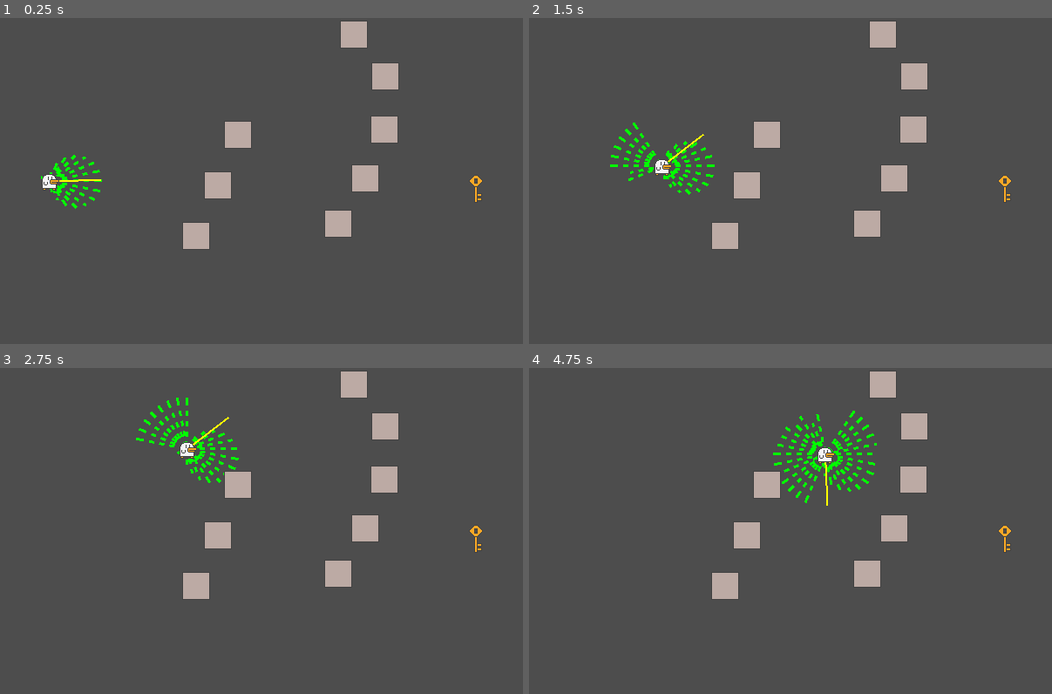
Above: before the commit, frames 1-4 (two rows, left to right).
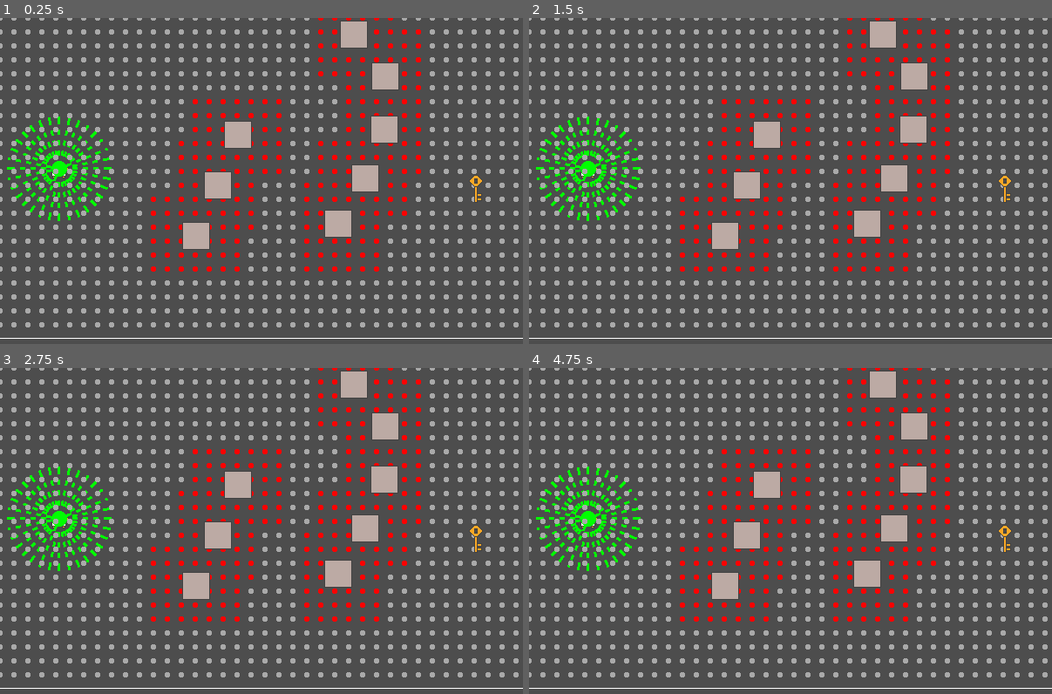
Above: after the commit, the same moments.

Repository: xharris/dungeon
Game: Godot game, scene res://test/test_pathfinder.tscn
Same seed, same stepped clock (60 frames per second), same inputs: the game is played once before the commit and once after it.
Inputs:
- Up to frame 1 (0.25 s): no input
- Up to frame 2 (1.5 s): no input
- Up to frame 3 (2.75 s): no input
- Up to frame 4 (4.75 s): no input

The runs differ from the first frame. In frame 1, 13% of the frame differs, in the area x 0-100%, y 0-99%; in frame 2, 14%; in frame 3, 14%; in frame 4, 14%.

Commit message:
generates astar grid in pathfinder

Diff:
--- a/main.gd
+++ b/main.gd
@@ -1,6 +1,4 @@
 extends Node2D
-
-var current_room:Room
 
 func _ready():
 	Game.start()
--- a/scene/pathfinder.gd
+++ b/scene/pathfinder.gd
@@ -1,22 +1,30 @@
+@tool
 class_name Pathfinder
 extends Node2D
 
 const Group = "pathfinding"
 const DefaultLayer = "_"
+const GridUpdateCooldown = 3 # seconds
+const GridSize = 16
 static var l = Logger.create("pathfinder")
 
 signal velocity_changed(Vector2)
 signal target_reached
 
+@export var draw_debug = false
 @export var is_static:bool = false
 @export var layer:String = DefaultLayer
 @export var avoid:Array[String] = []
 @export var turn_speed:float = 15
+@export var radius = 32:
+	set(v):
+		radius = v
+		var collision = %CollisionShape2D as CollisionShape2D
+		(collision.shape as CircleShape2D).radius = radius
 @export var search_radius:int = 200:
 	set(v):
 		search_radius = v
-		var collision = %CollisionShape2D as CollisionShape2D
-		(collision.shape as CircleShape2D).radius = search_radius
+		_update_rays()
 @export var rays:int = 32:
 	set(v):
 		rays = v
@@ -30,6 +38,39 @@
 		target_position = v
 		is_pathing = true
 var is_pathing = false
+var _grid = AStarGrid2D.new()
+var _update_grid_timer = GridUpdateCooldown
+
+func _snap(v:Vector2) -> Vector2i:
+	return snapped(v + Vector2(GridSize, GridSize) / 2.0, Vector2(GridSize, GridSize))
+
+func _update_grid():
+	_grid.clear()
+	if is_static:
+		return
+	var nodes:Array[Pathfinder] = []
+	nodes.assign(get_tree().get_nodes_in_group(Group))
+	# calculate region
+	var region = Rect2i()
+	for node in nodes:
+		region = region.expand(node.global_position)
+		var node_radius = Vector2(node.radius + radius, node.radius + radius) * 2
+		region = region.expand(_snap(node.global_position - node_radius))
+		region = region.expand(_snap(node.global_position + node_radius))
+	_grid.region = region
+	_grid.update()
+	# mark obstacles in grid
+	for node in nodes:
+		var node_radius = Vector2(node.radius + radius, node.radius + radius)
+		if node != self && avoid.has(node.layer):
+			var snapped_top_left = _snap(node.global_position - node_radius)
+			var snapped_bot_right = _snap(node.global_position + node_radius)
+			for x in range(snapped_top_left.x, snapped_bot_right.x, GridSize):
+				for y in range(snapped_top_left.y, snapped_bot_right.y, GridSize):
+					if !_grid.is_in_boundsv(Vector2i(x, y)):
+						continue
+					_grid.set_point_solid(Vector2i(x, y))
+	queue_redraw()
 
 func set_target(t:Node2D):
 	target_position = t.global_position
@@ -66,9 +107,17 @@
 func _ready():
 	add_to_group(Group)
 	_update_rays()
+	_update_grid()
 	if target:
 		set_target(target)
 		target = null
+	if !Engine.is_editor_hint():
+		Game.pathfinder_added.emit()
+		Game.pathfinder_added.connect(_update_grid)
+		Game.pathfinder_removed.connect(_update_grid)
+
+func _exit_tree():
+	Game.pathfinder_removed.emit()
 
 var context_map:Array[float] = []
 func _get_steering_vector() -> Vector2:
@@ -103,10 +152,15 @@
 		final_vector += norm_vectors[c] * context_map[c]
 	return final_vector
 
+
 # Called every frame. 'delta' is the elapsed time since the previous frame.
 func _process(delta):
-	if is_static || !is_pathing:
+	if is_static || (!is_pathing && !(Engine.is_editor_hint() && draw_debug)):
 		return
+	_update_grid_timer -= delta
+	if _update_grid_timer <= 0:
+		_update_grid_timer = GridUpdateCooldown
+		_update_grid()
 	if target_position.distance_to(global_position) <= target_distance:
 		velocity = Vector2.ZERO
 		velocity_changed.emit(velocity)
@@ -120,6 +174,9 @@
 	velocity_changed.emit(velocity)
 
 func _draw():
+	if !draw_debug:
+		return
+	# draw steeing/avoidance
 	for v in norm_vectors.size():
 		var ctx = 1.0
 		if v < context_map.size():
@@ -127,3 +184,12 @@
 		var newv = (norm_vectors[v] as Vector2) * ctx
 		draw_dashed_line(Vector2.ZERO, newv * 60, Color.GREEN, 3, 6)
 	draw_line(Vector2.ZERO, velocity * 60, Color.YELLOW, 2)
+	# draw astar
+	draw_set_transform_matrix(global_transform.inverse())
+	draw_rect(_grid.region, Color.WHITE, false)
+	for x in range(_grid.region.position.x, _grid.region.size.x, GridSize):
+		for y in range(_grid.region.position.y, _grid.region.size.y, GridSize):
+			var snap_pos := _snap(Vector2(x, y))
+			if !_grid.is_in_boundsv(snap_pos):
+				continue
+			draw_circle(snap_pos, 3, Color.RED if _grid.is_point_solid(snap_pos) else Color.DARK_GRAY)
--- a/script/game.gd
+++ b/script/game.gd
@@ -3,6 +3,8 @@
 var l = Logger.create("game")
 
 signal room_added
+signal pathfinder_added
+signal pathfinder_removed
 
 var money:int = 0
 var allies:Array[NPC] = []
--- a/test/pathfinder_obstacle.tscn
+++ b/test/pathfinder_obstacle.tscn
@@ -6,9 +6,10 @@
 [node name="Box" type="Node2D"]
 position = Vector2(305, 193)
 
+[node name="Sprite2D" type="Sprite2D" parent="."]
+texture = ExtResource("2_i2221")
+
 [node name="Pathfinder" parent="." instance=ExtResource("1_ydwy4")]
 is_static = true
 layer = "box"
-
-[node name="Sprite2D" type="Sprite2D" parent="."]
-texture = ExtResource("2_i2221")
+radius = 20
--- a/test/test_pathfinder.tscn
+++ b/test/test_pathfinder.tscn
@@ -9,21 +9,22 @@
 [node name="TestPathfinder" type="Node2D"]
 
 [node name="NPC" type="Node2D" parent="." node_paths=PackedStringArray("pathfinder")]
-position = Vector2(42, 187)
+position = Vector2(68, 173)
 script = ExtResource("1_01nh7")
 pathfinder = NodePath("Pathfinder")
 
-[node name="Pathfinder" parent="NPC" node_paths=PackedStringArray("target") instance=ExtResource("1_sg432")]
+[node name="NPCSprite" parent="NPC" instance=ExtResource("2_2ke5v")]
+
+[node name="Pathfinder" parent="NPC" instance=ExtResource("1_sg432")]
+draw_debug = true
 layer = "npc"
 avoid = Array[String](["box"])
-target = NodePath("../../Key")
-
-[node name="NPCSprite" parent="NPC" instance=ExtResource("2_2ke5v")]
 
 [node name="Key" type="Node2D" parent="."]
 position = Vector2(546, 196)
 
 [node name="Pathfinder" parent="Key" instance=ExtResource("1_sg432")]
+draw_debug = null
 is_static = true
 layer = "key"
 
